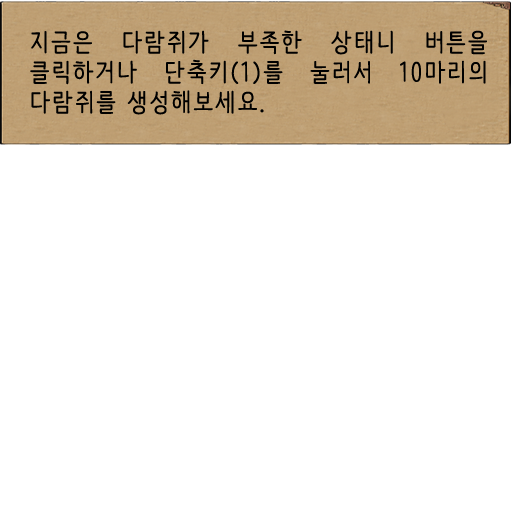
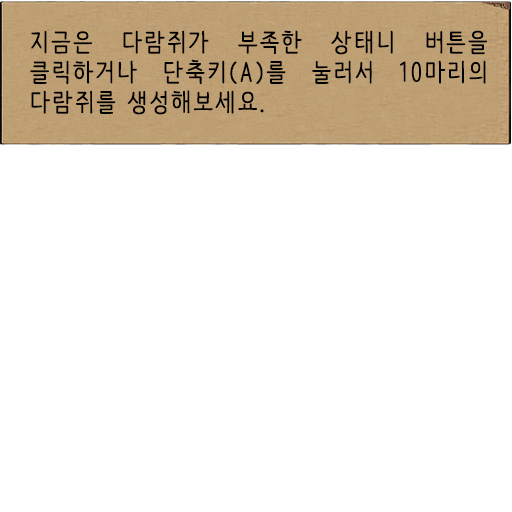
Before/after of a 512×512 layered artwork. What changed in the layer stack:
renamed "지금은 다람쥐가 부족한 상태니 버튼을 클릭하거나 단축키(1)를 눌러서 10마리의 다람쥐를 생성해보세요." to "지금은 다람쥐가 부족한 상태니 버튼을 클릭하거나 단축키(A)를 눌러서 10마리의 다람쥐를 생성해보세요.", painted on it over bbox(30, 30, 487, 115)
